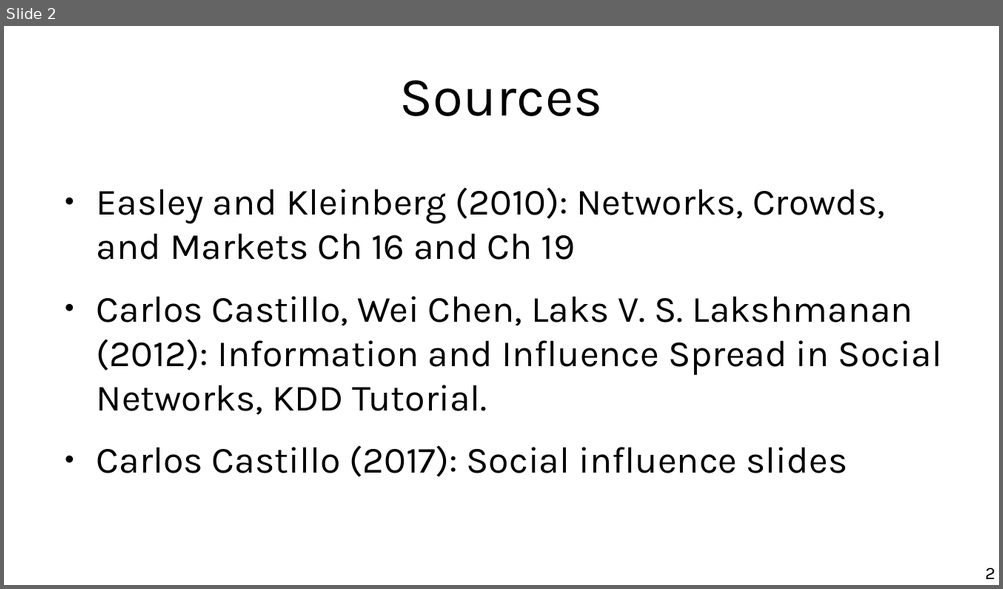
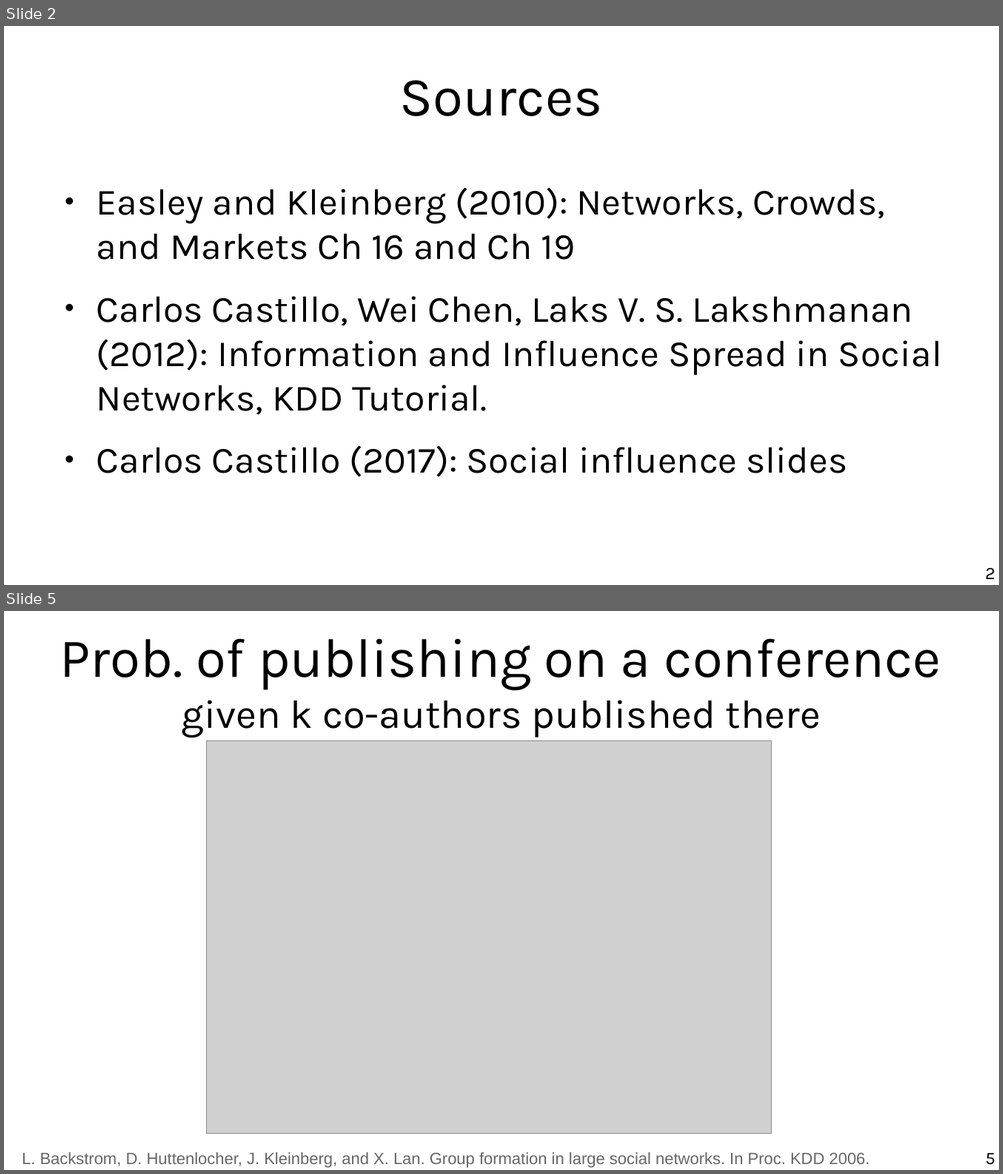
Before and after one commit to chatox/networks-science-course, a slide deck: theory/tt17_spreading_phenomena.odp. Shown one above the other, each under a label of ours: slide 2 before the commit, slides 2 and 5 after it; the slides between them are not shown. The pictures are 1003x589 and 1003x1174 pixels, drawn with LibreOffice and Linux fonts; fonts in the diff are those of the drawing; grey boxes stand for pictures. Boxes give left, top, right and bottom in pixels: in the first picture for what was removed or moved away, otherwise in the second. Text is boxed around its words. In the diff, an @@ line names an element or a change of style, - is before the commit and + after.

```diff
--- a/theory/tt17_spreading_phenomena.odp
+++ b/theory/tt17_spreading_phenomena.odp
@@ slide 5 added at [4,611,999,1170], background #FFFFFF @@
@@ title added at [60,638,942,738], 44 pt, text #000000 @@
+Prob. of publishing on a conference
+given k co-authors published there
@@ picture added at [206,741,771,1133] @@
@@ text added at [22,1153,870,1168], 13 pt, text #666666 @@
+L. Backstrom, D. Huttenlocher, J. Kleinberg, and X. Lan. Group formation in large social networks. In Proc. KDD 2006.
@@ page number added at [985,1153,995,1165], 14 pt, text #000000 @@
+5
```
Also in this commit, not shown: 16 other slides added, 2 slides removed.
